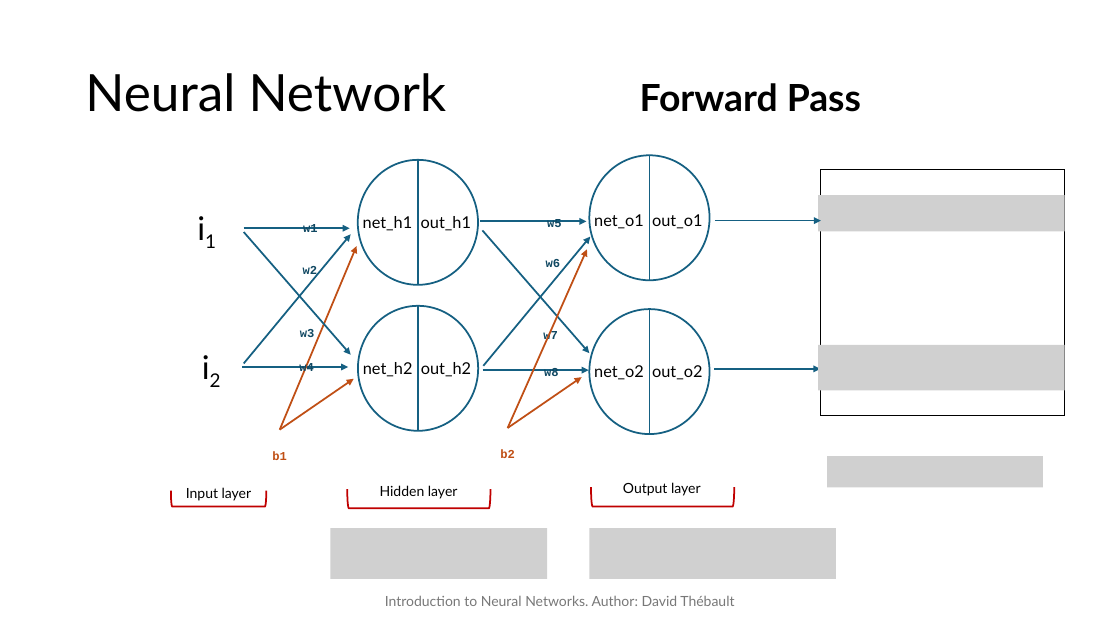
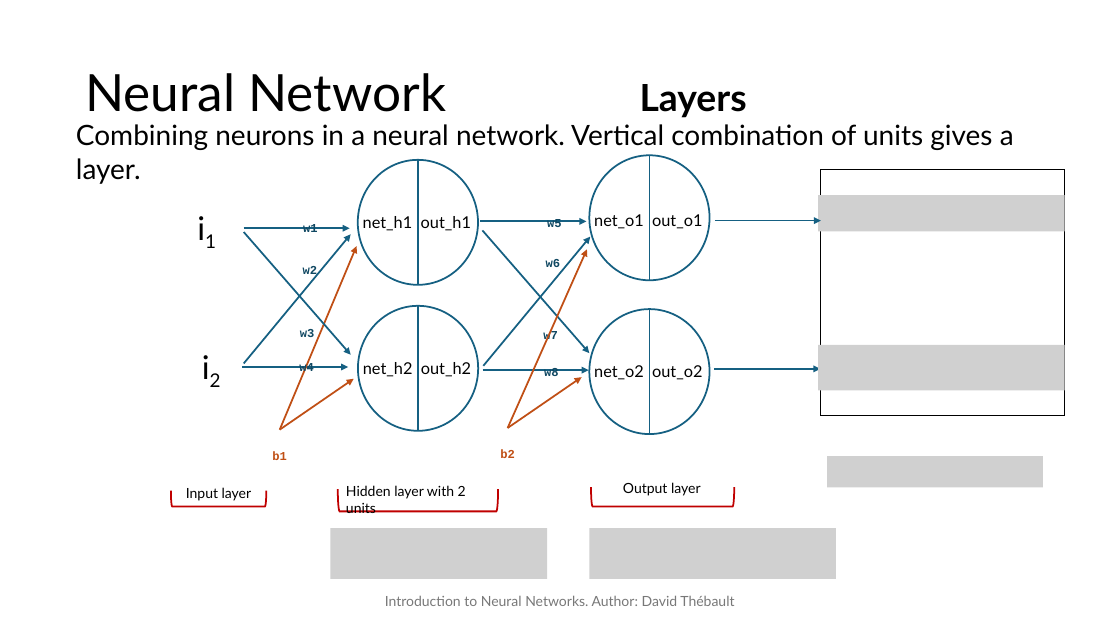
Before and after one commit to David-Tbo/NN, a slide deck: slide 27 of PPT/Intro_NN.pptx (slide 11 before the commit). Drawn at 1120x630 pixels with LibreOffice and Linux fonts; fonts in the diff are those of the drawing; grey boxes stand for pictures. Boxes give left, top, right and bottom in pixels: in the first picture for what was removed or moved away, otherwise in the second. Text is boxed around its words. In the diff, an @@ line names an element or a change of style, - is before the commit and + after.

```diff
--- a/PPT/Intro_NN.pptx
+++ b/PPT/Intro_NN.pptx
@@ text at (640, 84, 747, 118): text changed @@
-Forward Pass
+Layers
@@ text added at (76, 124, 1014, 184), 24 pt, text #000000 @@
+Combining neurons in a neural network. Vertical combination of units gives a layer.
@@ right bracket: place and size @@
-right bracket at (347, 489, 491, 508)
+right bracket at (337, 489, 498, 511)
@@ text at (346, 485, 466, 513): text changed @@
-Hidden layer
+Hidden layer with 2 units
```
Also in this commit, not shown: 4 other slides changed, 18 slides added.
